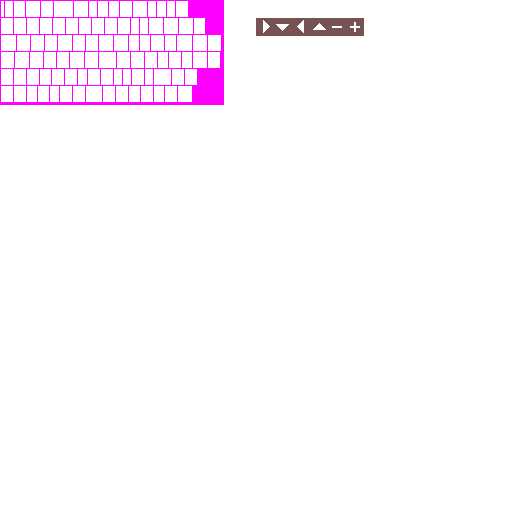
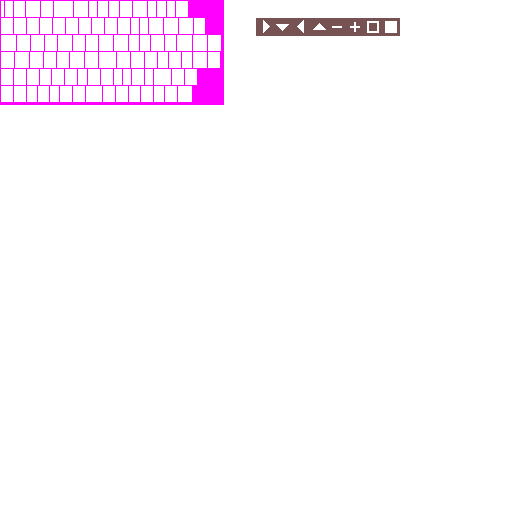
Layer changes from the first (512, 512) image to the second:
painted on "Ebene #5" over (369, 21, 385, 33)
painted on "Ebene #2" over (364, 18, 400, 36)
